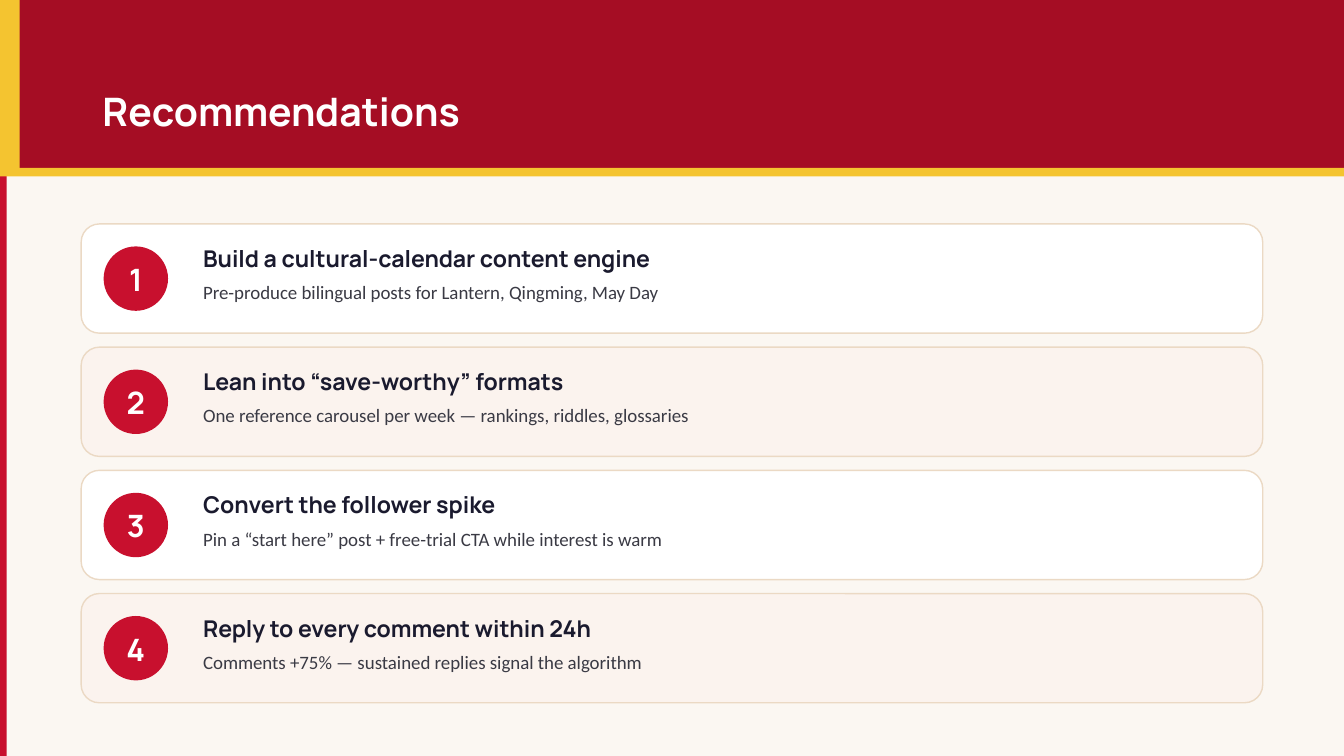
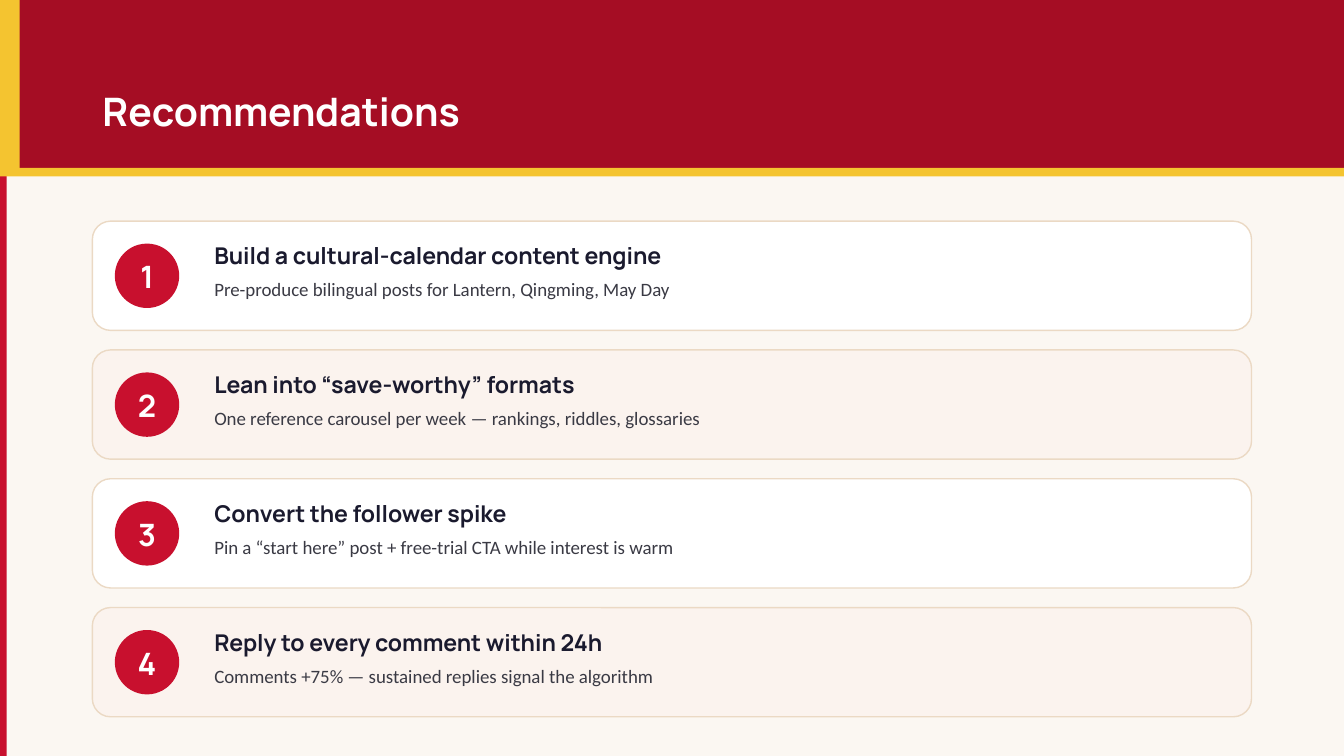
Before and after one commit to yu-ting-alice-tseng/portfolio, a slide deck: slide 6 of assets/Engoo_Weekly Report_EN.pptx. Drawn at 1344x756 pixels with LibreOffice and Linux fonts; fonts in the diff are those of the drawing. Boxes give left, top, right and bottom in pixels: in the first picture for what was removed or moved away, otherwise in the second. Text is boxed around its words. In the diff, an @@ line names an element or a change of style, - is before the commit and + after.

```diff
--- a/assets/Engoo_Weekly Report_EN.pptx
+++ b/assets/Engoo_Weekly Report_EN.pptx
@@ rounded rectangle: place and size @@
-rounded rectangle at <box>82,224,1263,333</box>
+rounded rectangle at <box>93,221,1252,330</box>
@@ text "Build a cultural-calendar content engine": place and size @@
-text "Build a cultural-calendar content engine" at <box>203,250,650,273</box>
+text "Build a cultural-calendar content engine" at <box>214,247,662,270</box>
@@ ellipse "1": place and size @@
-ellipse "1" at <box>104,246,168,311</box>
+ellipse "1" at <box>115,244,179,309</box>
@@ text "Pre-produce bilingual posts for Lantern, ...": place and size @@
-text "Pre-produce bilingual posts for Lantern, ..." at <box>203,286,658,303</box>
+text "Pre-produce bilingual posts for Lantern, ..." at <box>214,283,670,300</box>
@@ rounded rectangle: place and size @@
-rounded rectangle at <box>82,347,1263,456</box>
+rounded rectangle at <box>93,350,1252,459</box>
@@ ellipse "2": place and size @@
-ellipse "2" at <box>104,370,168,435</box>
+ellipse "2" at <box>115,372,179,437</box>
@@ text "Lean into “save-worthy” formats": place and size @@
-text "Lean into “save-worthy” formats" at <box>203,373,563,396</box>
+text "Lean into “save-worthy” formats" at <box>214,376,575,399</box>
@@ text "One reference carousel per week ...": place and size @@
-text "One reference carousel per week ..." at <box>203,409,688,426</box>
+text "One reference carousel per week ..." at <box>214,412,699,429</box>
@@ rounded rectangle: place and size @@
-rounded rectangle at <box>82,471,1263,580</box>
+rounded rectangle at <box>93,479,1252,588</box>
@@ ellipse "3": place and size @@
-ellipse "3" at <box>104,493,168,558</box>
+ellipse "3" at <box>115,501,179,566</box>
@@ text "Convert the follower spike": place and size @@
-text "Convert the follower spike" at <box>203,496,495,519</box>
+text "Convert the follower spike" at <box>214,505,506,528</box>
@@ text "Pin a “start here” post ...": place and size @@
-text "Pin a “start here” post ..." at <box>203,532,662,549</box>
+text "Pin a “start here” post ..." at <box>214,540,673,557</box>
@@ rounded rectangle: place and size @@
-rounded rectangle at <box>82,594,1263,703</box>
+rounded rectangle at <box>93,608,1252,717</box>
@@ text "Reply to every comment within ...": place and size @@
-text "Reply to every comment within ..." at <box>203,620,591,643</box>
+text "Reply to every comment within ..." at <box>214,634,603,657</box>
@@ ellipse "4": place and size @@
-ellipse "4" at <box>104,616,168,681</box>
+ellipse "4" at <box>115,630,179,695</box>
@@ text "Comments +75% — sustained replies ...": place and size @@
-text "Comments +75% — sustained replies ..." at <box>203,656,642,673</box>
+text "Comments +75% — sustained replies ..." at <box>214,670,653,687</box>
```
Also in this commit, not shown: 5 other slides changed, 24 other files.
